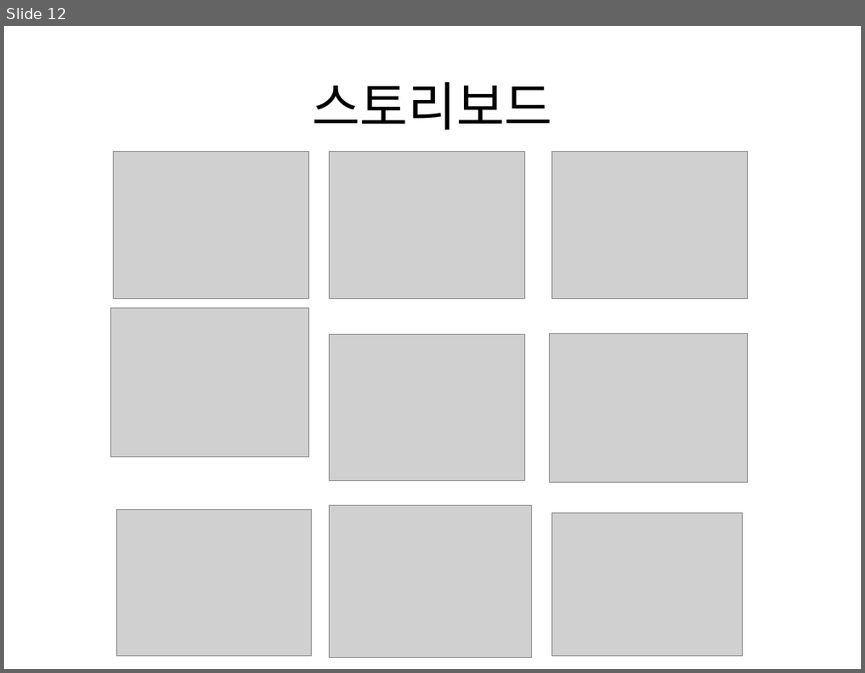
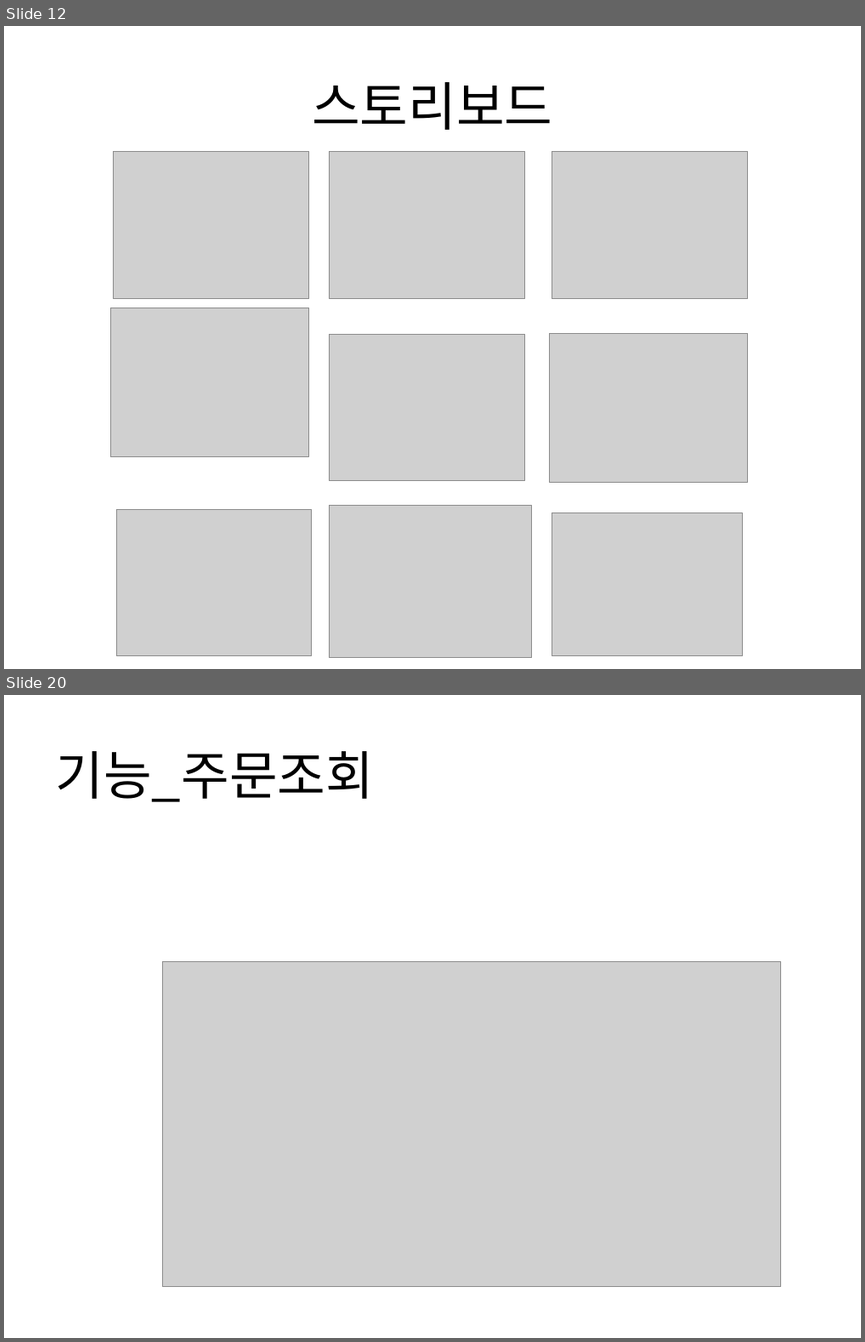
Before and after one commit to yeonjihyo/Leather, a slide deck: leather_last/JH Leather PPT.pptx. Shown one above the other, each under a label of ours: slide 12 before the commit, slides 12 and 20 after it; the slides between them are not shown. The pictures are 865x673 and 865x1342 pixels, drawn with LibreOffice and Linux fonts; fonts in the diff are those of the drawing; grey boxes stand for pictures. Boxes give left, top, right and bottom in pixels: in the first picture for what was removed or moved away, otherwise in the second. Text is boxed around its words. In the diff, an @@ line names an element or a change of style, - is before the commit and + after.

```diff
--- a/leather_last/JH Leather PPT.pptx
+++ b/leather_last/JH Leather PPT.pptx
@@ slide 20 added at (4,695,861,1338), background #FFFFFF @@
@@ title added at (55,751,374,802), 44 pt, text #000000 @@
+기능_주문조회
@@ picture added at (162,961,780,1287) @@
```
Also in this commit, not shown: 7 other slides added, 1 slide removed, 1 other file.
